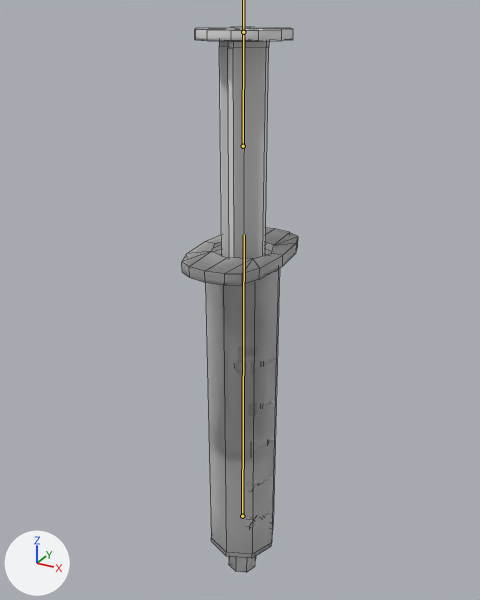
A saved change to the FBX model care-up/Assets/_Models/syringe_rigged.fbx.
One viewpoint serves both versions: a 50 mm lens placed at (0.0682, -0.1254, 0.1051), pointed at (-0.0026, 0.0032, 0.0408). The axes (+X, +Y, +Z) are drawn at lower left. The lights are the same throughout. Both versions are drawn at frame 621 of the action 'Armature|Syringe_Checkpouch_Sq1_L_Lib'; the numbers are the values there. The bones that bend it are drawn over the model as lines. Mesh edges are drawn as thin lines.

Names of what the first picture shows: 'syringeBarrel', 'syringePlunger'.
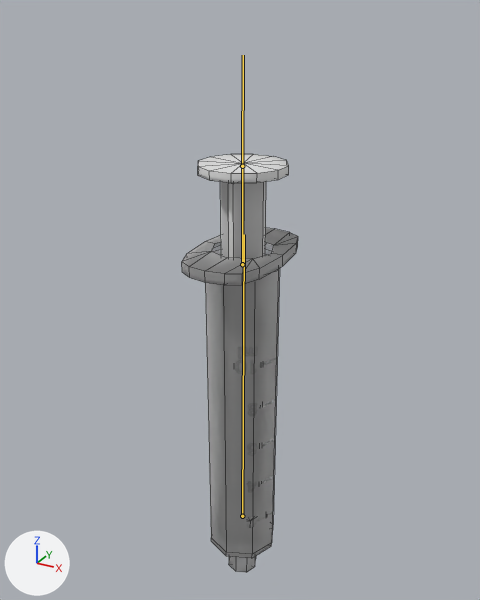
What the commit changed:
Bone 'Bone.001' (bone_bone_001) moves from (0.0, 0.0198, -0.0001) to (0.0, -0.007, 0.0001).

Location of each change, [x1, y1, x2, y2] in pixels of the pictures (480 x 600 px):
'syringePlunger', posed (7% narrower, 13% shorter)
    before: [195, 27, 293, 455]
    after: [198, 154, 289, 528]
bone 'Bone.001', root to tip
    before: (243, 146) to (243, 32)
    after: (242, 264) to (242, 166)
